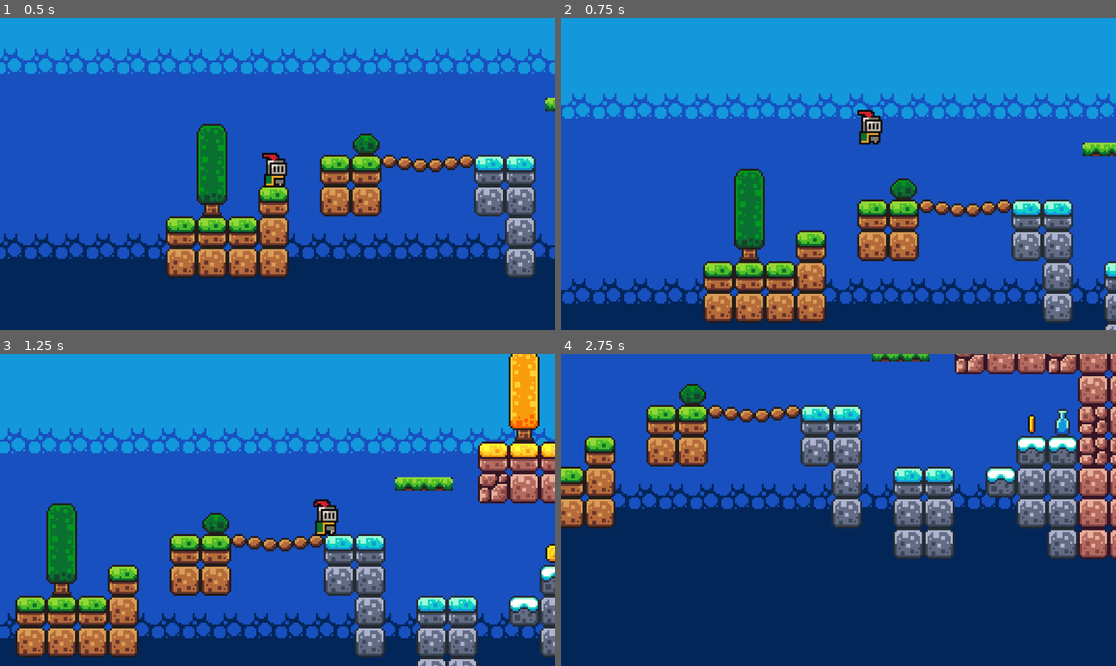
Above: before the commit, frames 1-4 (two rows, left to right).
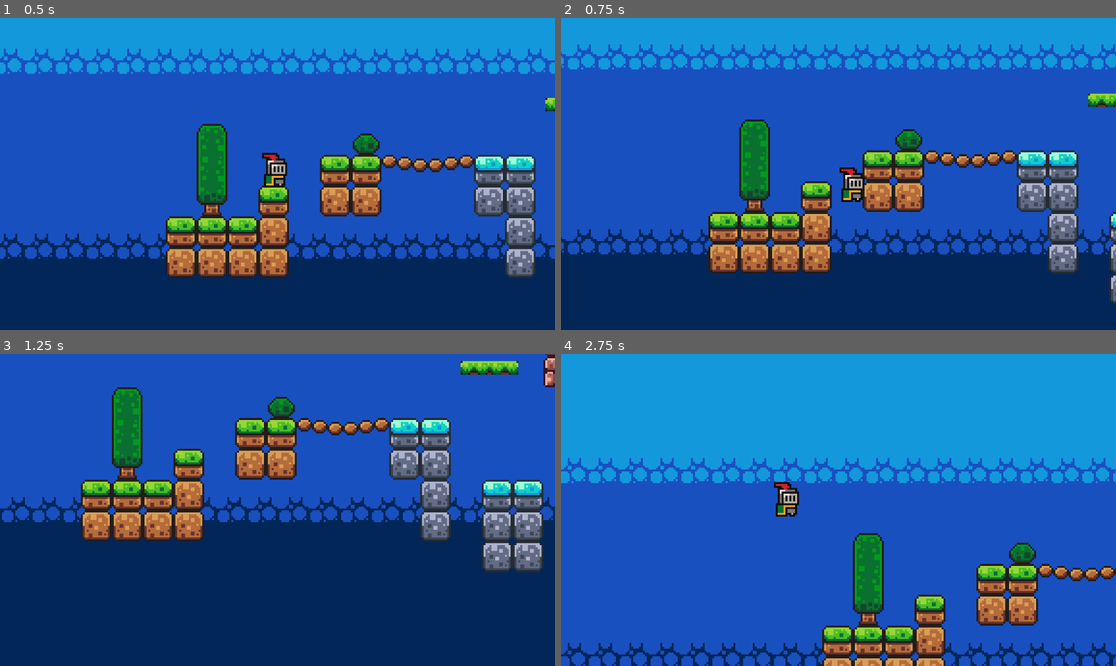
Above: after the commit, the same moments.

Repository: RABIES-MAD-RABBID/platform_beginner
Game: Godot game, scene res://scenes/game.tscn
Two runs of this game, one before a commit and one after it. Both use one fixed random seed, a clock stepped at 60 frames per second and the inputs below.
Inputs:
- Up to frame 1 (0.5 s): no input
- Up to frame 2 (0.75 s): tap Enter (ui_accept) at 0.5, 0.6 s; hold Right (ui_right) from 0.53 s (still down)
- Up to frame 3 (1.25 s): keep holding Right (ui_right); tap W (jump, bound only after the commit) at 0.77, 0.8, 1.07 s
- Up to frame 4 (2.75 s): tap W (jump, bound only after the commit) at 1.35, 1.52, 1.82, 2.3 s; tap Enter (ui_accept) at 1.55, 2.1 s; release Right (ui_right) at 2.03 s; hold Left (ui_left) from 2.03 s (still down)

Frame 1 is identical in both runs. In frame 2, 48% of the frame differs, in the area x 0-100%, y 8-100%; in frame 3, 80%; in frame 4, 94%, in the area x 0-100%, y 0-100%.

Commit message:
Updated Player and Enemy

Diff:
--- a/first-game/project.godot
+++ b/first-game/project.godot
@@ -15,6 +15,27 @@
 config/features=PackedStringArray("4.6", "Forward Plus")
 config/icon="res://icon.svg"
 
+[input]
+
+jump={
+"deadzone": 0.2,
+"events": [Object(InputEventKey,"resource_local_to_scene":false,"resource_name":"","device":-1,"window_id":0,"alt_pressed":false,"shift_pressed":false,"ctrl_pressed":false,"meta_pressed":false,"pressed":false,"keycode":0,"physical_keycode":87,"key_label":0,"unicode":119,"location":0,"echo":false,"script":null)
+, Object(InputEventKey,"resource_local_to_scene":false,"resource_name":"","device":-1,"window_id":0,"alt_pressed":false,"shift_pressed":false,"ctrl_pressed":false,"meta_pressed":false,"pressed":false,"keycode":0,"physical_keycode":32,"key_label":0,"unicode":32,"location":0,"echo":false,"script":null)
+]
+}
+move_right={
+"deadzone": 0.2,
+"events": [Object(InputEventKey,"resource_local_to_scene":false,"resource_name":"","device":-1,"window_id":0,"alt_pressed":false,"shift_pressed":false,"ctrl_pressed":false,"meta_pressed":false,"pressed":false,"keycode":0,"physical_keycode":68,"key_label":0,"unicode":100,"location":0,"echo":false,"script":null)
+, Object(InputEventKey,"resource_local_to_scene":false,"resource_name":"","device":-1,"window_id":0,"alt_pressed":false,"shift_pressed":false,"ctrl_pressed":false,"meta_pressed":false,"pressed":false,"keycode":0,"physical_keycode":4194321,"key_label":0,"unicode":0,"location":0,"echo":false,"script":null)
+]
+}
+move_left={
+"deadzone": 0.2,
+"events": [Object(InputEventKey,"resource_local_to_scene":false,"resource_name":"","device":-1,"window_id":0,"alt_pressed":false,"shift_pressed":false,"ctrl_pressed":false,"meta_pressed":false,"pressed":false,"keycode":0,"physical_keycode":65,"key_label":0,"unicode":97,"location":0,"echo":false,"script":null)
+, Object(InputEventKey,"resource_local_to_scene":false,"resource_name":"","device":-1,"window_id":0,"alt_pressed":false,"shift_pressed":false,"ctrl_pressed":false,"meta_pressed":false,"pressed":false,"keycode":0,"physical_keycode":4194319,"key_label":0,"unicode":0,"location":0,"echo":false,"script":null)
+]
+}
+
 [physics]
 
 3d/physics_engine="Jolt Physics"
--- a/first-game/scenes/game.tscn
+++ b/first-game/scenes/game.tscn
@@ -416,7 +416,7 @@
 position = Vector2(593, 9)
 
 [node name="Slime" parent="." unique_id=969171023 instance=ExtResource("6_p57ef")]
-position = Vector2(552, -28)
-
-[node name="Slime2" parent="." unique_id=932706278 instance=ExtResource("6_p57ef")]
-position = Vector2(612, 3)
+position = Vector2(544, -29)
+
+[node name="Slime2" parent="." unique_id=1842672264 instance=ExtResource("6_p57ef")]
+position = Vector2(608, 3)
--- a/first-game/scenes/slime.tscn
+++ b/first-game/scenes/slime.tscn
@@ -52,8 +52,16 @@
 frame = 1
 frame_progress = 0.9158776
 
-[node name="killzone" parent="AnimatedSprite2D" unique_id=1581978091 instance=ExtResource("2_n6pvg")]
+[node name="killzone" parent="." unique_id=1581978091 instance=ExtResource("2_n6pvg")]
 
-[node name="CollisionShape2D" type="CollisionShape2D" parent="AnimatedSprite2D/killzone" unique_id=732415067]
+[node name="CollisionShape2D" type="CollisionShape2D" parent="killzone" unique_id=732415067]
 position = Vector2(0, 4.25)
 shape = SubResource("RectangleShape2D_0l8pv")
+
+[node name="RayCastRight" type="RayCast2D" parent="killzone" unique_id=80439089]
+position = Vector2(0, 4)
+target_position = Vector2(11, 0)
+
+[node name="RayCastLeft" type="RayCast2D" parent="killzone" unique_id=1951361241]
+position = Vector2(0, 4)
+target_position = Vector2(-10, 0)
--- a/first-game/scripts/killzone.gd
+++ b/first-game/scripts/killzone.gd
@@ -3,8 +3,11 @@
 
 func _on_body_entered(body):
 	print("you died!")
+	Engine.time_scale = 0.5
+	body.get_node("CollisionShape2D").queue_free()
 	timer.start()
 
 
 func _on_timer_timeout() -> void:
+	Engine.time_scale = 1
 	get_tree().reload_current_scene()
--- a/first-game/scripts/player.gd
+++ b/first-game/scripts/player.gd
@@ -11,12 +11,12 @@
 		velocity += get_gravity() * delta
 
 	# Handle jump.
-	if Input.is_action_just_pressed("ui_accept") and is_on_floor():
+	if Input.is_action_just_pressed("jump") and is_on_floor():
 		velocity.y = JUMP_VELOCITY
 
 	# Get the input direction and handle the movement/deceleration.
 	# As good practice, you should replace UI actions with custom gameplay actions.
-	var direction := Input.get_axis("ui_left", "ui_right")
+	var direction := Input.get_axis("move_left", "move_right")
 	if direction:
 		velocity.x = direction * SPEED
 	else:
--- a/first-game/scripts/slime.gd
+++ b/first-game/scripts/slime.gd
@@ -3,6 +3,18 @@
 
 const SPEED = 60
 
+var direction = 1
+
+@onready var ray_cast_right: RayCast2D = $killzone/RayCastRight
+@onready var ray_cast_left: RayCast2D = $killzone/RayCastLeft
+@onready var animated_sprite_2d: AnimatedSprite2D = $AnimatedSprite2D
+
 # Called every frame. 'delta' is the elapsed time since the previous frame.
 func _process(delta):
-	position.x += SPEED * delta
+	if ray_cast_right.is_colliding():
+		direction = -1
+		animated_sprite_2d.flip_h = true
+	if ray_cast_left.is_colliding():
+		direction = 1
+		animated_sprite_2d.flip_h = false
+	position.x += direction * SPEED * delta
